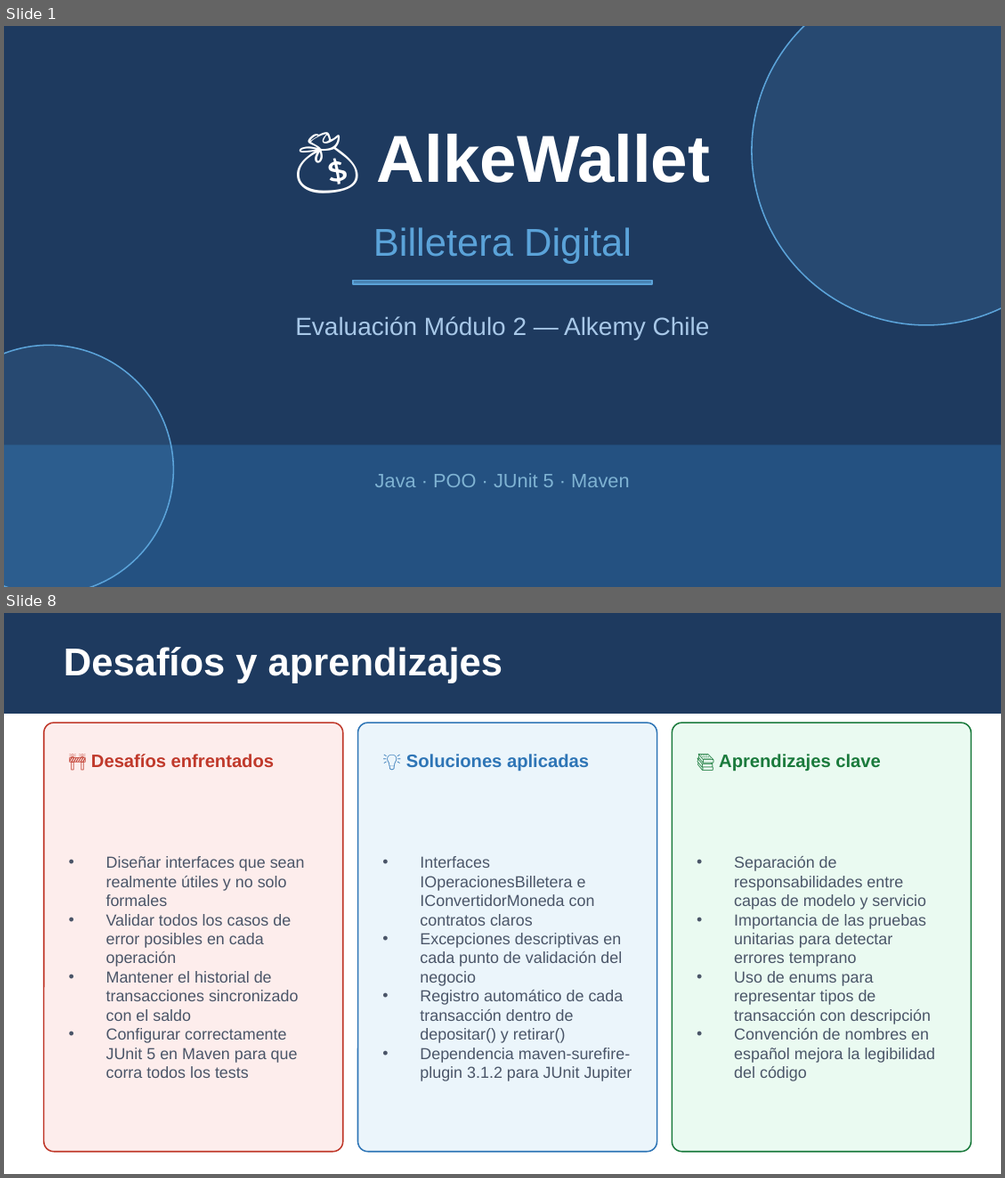
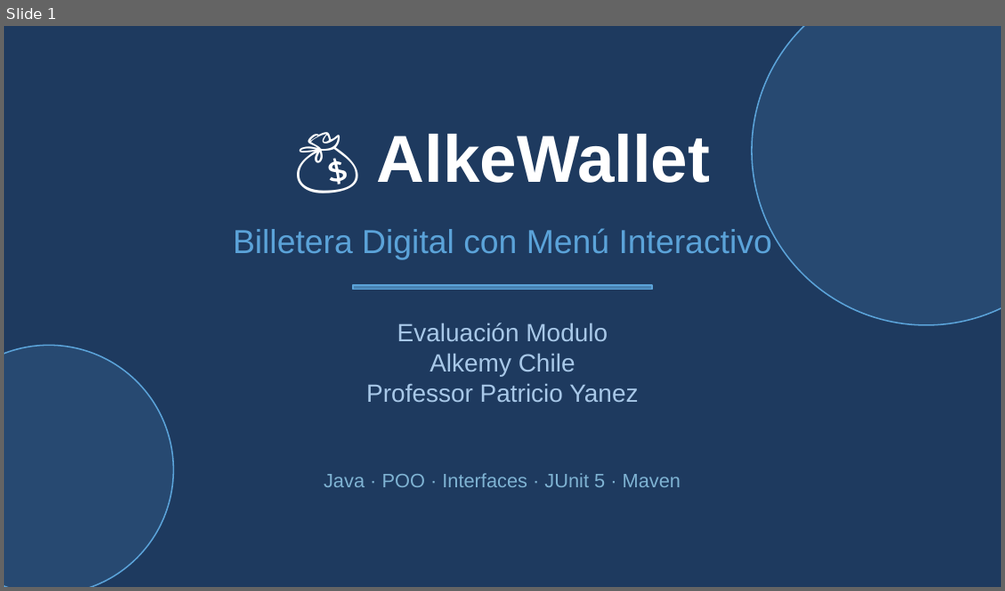
Before and after one commit to tiomakina/AlkeWallet, a slide deck: documentos/presentacion_alkewallet.pptx. Shown one above the other, each under a label of ours: slides 1 and 8 before the commit, slide 1 after it; the slides between them are not shown. The pictures are 1005x1178 and 1005x591 pixels, drawn with LibreOffice and Linux fonts; fonts in the diff are those of the drawing. Boxes give left, top, right and bottom in pixels: in the first picture for what was removed or moved away, otherwise in the second. Text is boxed around its words. In the diff, an @@ line names an element or a change of style, - is before the commit and + after.

Commit message:
agrega menu interactivo y actualiza documentacion

```diff
--- a/documentos/presentacion_alkewallet.pptx
+++ b/documentos/presentacion_alkewallet.pptx
@@ slide 8 removed at (4, 613, 1001, 1174), background #FFFFFF @@
@@ rectangle removed at (4, 613, 1001, 713) @@
@@ text removed at (64, 647, 503, 683) @@
-Desafíos y aprendizajes
@@ rounded rectangle removed at (44, 722, 343, 1151) @@
@@ rounded rectangle removed at (358, 722, 657, 1151) @@
@@ rounded rectangle removed at (672, 722, 971, 1151) @@
@@ text removed at (91, 754, 274, 767) @@
-🚧 Desafíos enfrentados
@@ text removed at (406, 754, 589, 771) @@
-💡 Soluciones aplicadas
@@ text removed at (719, 754, 881, 771) @@
-📚 Aprendizajes clave
@@ text removed at (106, 856, 305, 1078) @@
-• Diseñar interfaces que sean realmente útiles y no solo formales
-• Validar todos los casos de error posibles en cada operación
-• Mantener el historial de transacciones sincronizado con el saldo
-• Configurar correctamente JUnit 5 en Maven para que corra todos los tests
@@ text removed at (420, 856, 632, 1081) @@
-• Interfaces IOperacionesBilletera e IConvertidorMoneda con contratos claros
-• Excepciones descriptivas en cada punto de validación del negocio
-• Registro automático de cada transacción dentro de depositar() y retirar()
-• Dependencia maven-surefire-plugin 3.1.2 para JUnit Jupiter
@@ text removed at (734, 856, 936, 1081) @@
-• Separación de responsabilidades entre capas de modelo y servicio
-• Importancia de las pruebas unitarias para detectar errores temprano
-• Uso de enums para representar tipos de transacción con descripción
-• Convención de nombres en español mejora la legibilidad del código
@@ slide 1 changed as well @@
@@ text at (233, 227, 772, 260): text changed; size 28 to 24 pt @@
-Billetera Digital
+Billetera Digital con Menú Interactivo
@@ rectangle: place and size @@
-rectangle at (353, 281, 652, 284)
+rectangle at (353, 285, 652, 289)
@@ text at (366, 322, 638, 402): text changed @@
-Evaluación Módulo 2 — Alkemy Chile
+Evaluación Modulo
+Alkemy Chile
+Professor Patricio Yanez
@@ rectangle removed at (4, 444, 1001, 587) @@
@@ text at (324, 473, 680, 487): text changed @@
-Java · POO · JUnit 5 · Maven
+Java · POO · Interfaces · JUnit 5 · Maven
```
Also in this commit, not shown: 4 other slides changed, 3 slides added, 3 other slides removed, 4 other files.
